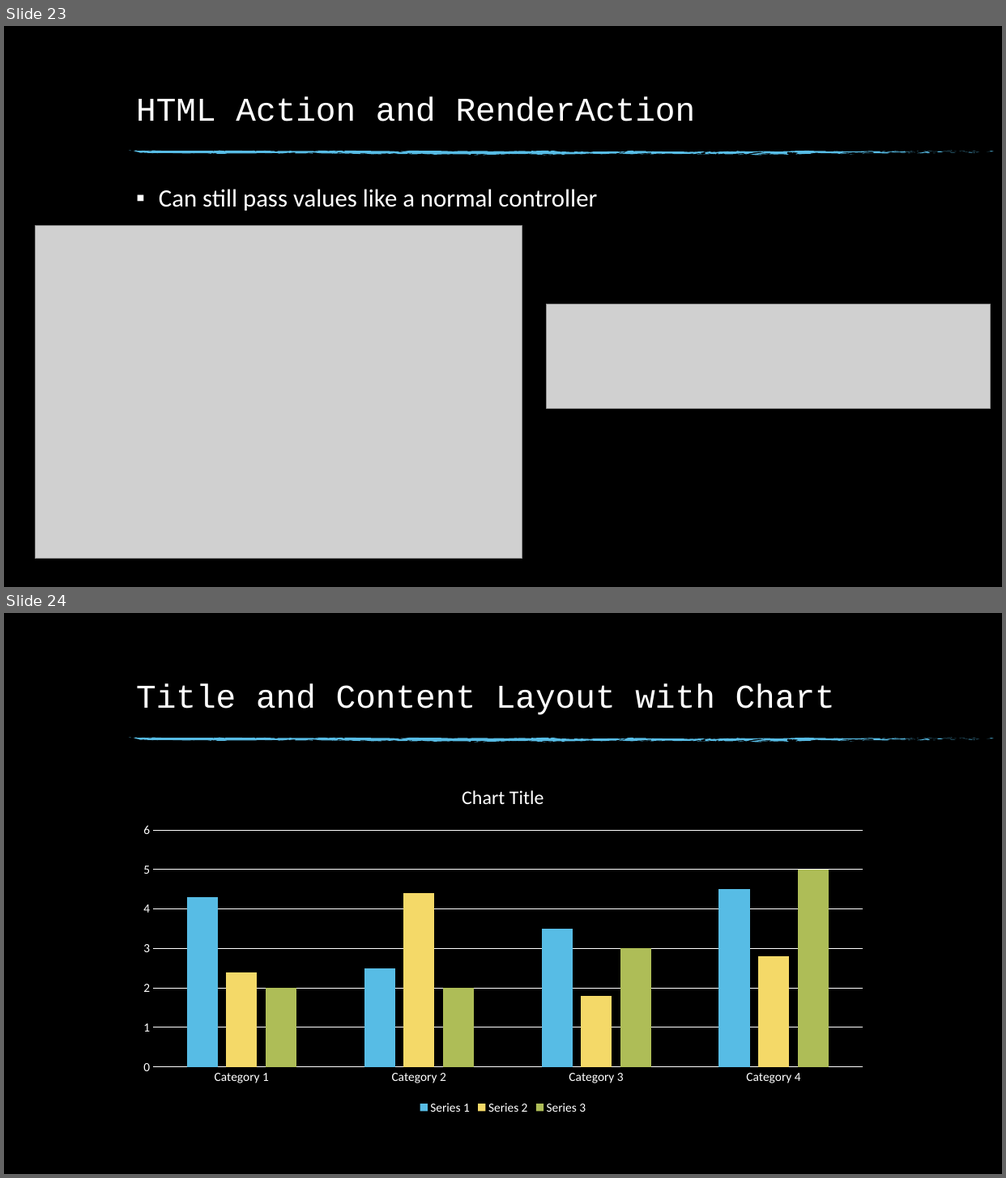
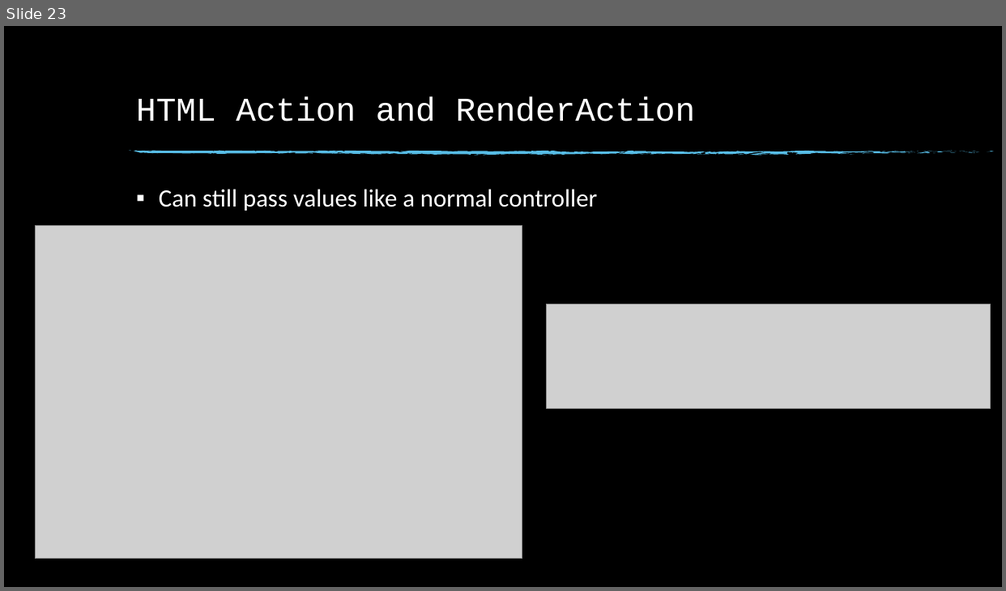
Before and after one commit to ccrngd1/SCTD-DWD278-MVC5, a slide deck: ppt7-CH5.pptx. Shown one above the other, each under a label of ours: slides 23 and 24 before the commit, slide 23 after it. The pictures are 1006x1178 and 1006x591 pixels, drawn with LibreOffice and Linux fonts; fonts in the diff are those of the drawing; grey boxes stand for pictures; background and template pictures are left out. Boxes give left, top, right and bottom in pixels: in the first picture for what was removed or moved away, otherwise in the second. Text is boxed around its words. In the diff, an @@ line names an element or a change of style, - is before the commit and + after.

```diff
--- a/ppt7-CH5.pptx
+++ b/ppt7-CH5.pptx
@@ slide 24 removed at bbox=[4, 613, 1002, 1174], background picture (left out); not listed: 74 template elements that a slide beside it also shows @@
@@ title removed at bbox=[136, 683, 835, 715] @@
-Title and Content Layout with Chart
@@ column chart removed at bbox=[128, 769, 877, 1118] @@
-categories: Category 1, Category 2, Category 3, Category 4
-Series 1: 4.3, 2.5, 3.5, 4.5
-Series 2: 2.4, 4.4, 1.8, 2.8
-Series 3: 2, 2, 3, 5
```
Also in this commit, not shown: 1 slide changed, 8 other slides removed, 1 other file.
